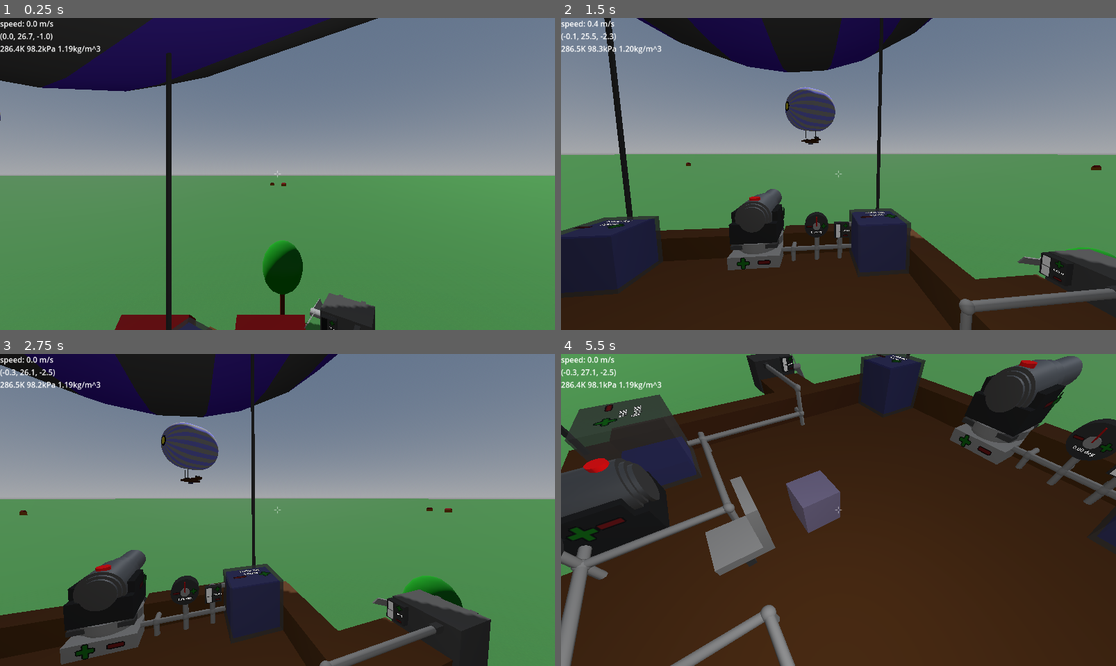
Above: before the commit, frames 1-4 (two rows, left to right).
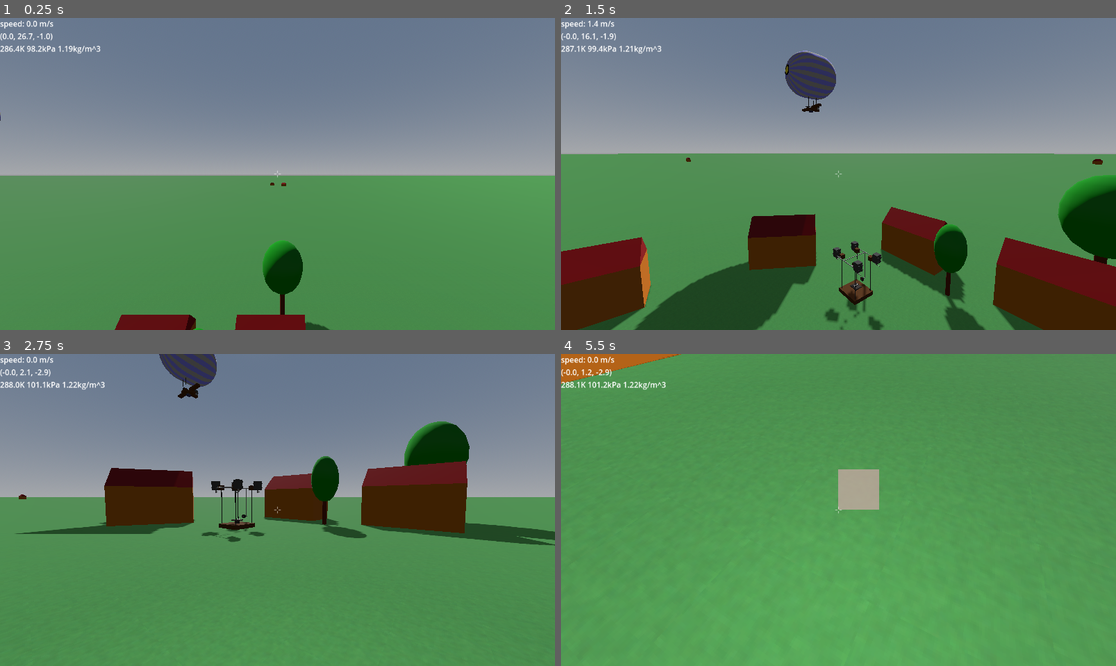
Above: after the commit, the same moments.

Repository: jmdejong/airships
Game: Godot game, scene res://scenes/world.tscn
Same seed, same stepped clock (60 frames per second), same inputs: the game is played once before the commit and once after it.
Inputs (mouse positions are in pixels of both pictures, inside the frame that each line leads up to):
- Up to frame 1 (0.25 s): no input
- Up to frame 2 (1.5 s): move the mouse to (960, 158) at 0.52 s; hold D (right) 0.53-1.28 s; click (960, 158) at 0.6 s; move the mouse to (810, 174) at 1.27 s; hold Space (up) from 1.28 s (still down); tap Mouse wheel down (rotate_left) at 1.35 s
- Up to frame 3 (2.75 s): keep holding Space (up); move the mouse to (288, 503) at 2.02 s; tap Mouse wheel up (rotate_right) at 2.1 s
- Up to frame 4 (5.5 s): move the mouse to (832, 516) at 2.77 s; tap Shift (sprint) at 2.85 s; click (832, 516) at 2.92 s; move the mouse to (877, 513) at 3.52 s; tap B (toggle_build) at 3.6 s; release Space (up) at 4.25 s; drag from (1093, 391) to (755, 432) at 4.27 s; move the mouse to (844, 510) at 5.02 s; hold Space (up) from 5.03 s (still down); click (844, 510) at 5.1 s

The runs differ from the first frame. In frame 1, 13% of the frame differs, in the area x 0-69%, y 0-100%; in frame 2, 40%; in frame 3, 44%; in frame 4, 91%, in the area x 0-100%, y 0-100%.
Error after the commit: Parse Error: Could not find type "Binding" in the current scope. (res://code/components/seat.gd:5)

Commit message:
chairs can bind keys to signal controls

Diff:
--- a/code/airship.gd
+++ b/code/airship.gd
@@ -9,26 +9,33 @@
 var ndetached: int = 0
 
 func _ready() -> void:
-	$Components.changed.connect(calculate_components)
-	calculate_components()
+	$Components.changed_physics.connect(calculate_components_physics)
+	$Components.changed_forces.connect(calculate_components_forces)
+	$Components.changed_shapes.connect(calculate_components_shapes)
+	calculate_components_physics()
+	calculate_components_forces()
+	calculate_components_shapes()
 	await get_tree().create_timer(0.05).timeout
 	check_connections()
 	for child in get_children():
 		if child is Component and child != $Components:
 			child.reparent($Components)
 
-func calculate_components() -> void:
+func calculate_components_physics() -> void:
 	var physics_properties: PhysicsProperties = $Components.physics_properties()
 	self.center_of_volume = physics_properties.center_of_volume
 	self.center_of_mass = physics_properties.center_of_mass
 	self.mass = max(0.01, physics_properties.mass)
 	self.displaced_volume = physics_properties.volume
-	self.forces = $Components.forces()
 	self.drag_area_coefficient = pow(displaced_volume, 2.0/3.0) * drag_coefficient
-	self.set_shapes()
-	#prints("m:", mass, "v", displaced_volume, "d", self.drag_area_coefficient)
 	$CenterOfMassMarker.position = center_of_mass
 	$CenterOfVolumeMarker.position = center_of_volume
+
+func calculate_components_forces() -> void:
+	self.forces = $Components.forces()
+
+func calculate_components_shapes() -> void:
+	self.set_shapes()
 
 func set_shapes() -> void:
 	for child in get_children():
--- a/code/components/ballast.gd
+++ b/code/components/ballast.gd
@@ -8,7 +8,7 @@
 		%Water.scale.y = filling/max_filling
 		%Water.visible = filling > 0.0
 		%StatusPanel.text = "%4.0f kg\n%3d%%" % [filling, int(filling/max_filling * 100)]
-		changed.emit()
+		changed_physics.emit()
 
 var step: float = 100
 
--- a/code/components/base_component.gd
+++ b/code/components/base_component.gd
@@ -34,7 +34,9 @@
 	if get_parent() == null:
 		return
 	get_parent().remove_child(self)
-	changed.emit()
+	changed_physics.emit()
+	changed_forces.emit()
+	changed_shapes.emit()
 	queue_free()
 
 func all_components() -> Array[Component]:
--- a/code/components/cannon.gd
+++ b/code/components/cannon.gd
@@ -4,7 +4,7 @@
 var can_fire := true
 var vert_angle_lo: float = -25
 var vert_angle_hi: float = 35
-@export var angle_channel = SignalConnection.Channel.RED
+@export var angle_channel = SignalConnection.Channel.None
 var angle: float = 0
 
 func _ready() -> void:
@@ -50,7 +50,6 @@
 func set_angle(a: float) -> void:
 	angle = clamp(a, vert_angle_lo, vert_angle_hi)
 	%Barrel.rotation_degrees.z = angle
-	changed.emit()
 
 func _on_up_pressed() -> void:
 	set_angle(angle + 5)
--- a/code/components/component.gd
+++ b/code/components/component.gd
@@ -2,7 +2,11 @@
 extends Node3D
 
 @warning_ignore("unused_signal")
-signal changed
+signal changed_physics
+@warning_ignore("unused_signal")
+signal changed_forces
+@warning_ignore("unused_signal")
+signal changed_shapes
 
 func physics_properties() -> PhysicsProperties:
 	assert(false, "Abstract method")
@@ -18,9 +22,6 @@
 	assert(false, "Abstract method")
 	return [self]
 
-func conduct_signal() -> bool:
-	return false
-
 func get_ship() -> Airship:
 	var parent: Node = get_parent()
 	while parent != null and not parent is Airship:
--- a/code/components/composite.gd
+++ b/code/components/composite.gd
@@ -6,48 +6,69 @@
 var _physics_properties: PhysicsProperties
 var _shapes: Array[CollisionShape3D]
 var _forces: Array[Force]
-var component_cells: Dictionary[Vector2, Node3D]
 var should_recalculate := false
 
 func _ready() -> void:
 	for child in get_children():
 		if child is Component:
-			child.changed.connect(recalculate)
-	_recalculate()
+			child.changed_physics.connect(recalculate_physics)
+			child.changed_forces.connect(recalculate_forces)
+			child.changed_shapes.connect(recalculate_shapes)
+	recalculate_all()
 
 func physics_properties() -> PhysicsProperties:
 	return _physics_properties
 
-func recalculate() -> void:
+func recalculate_physics() -> void:
 	if !is_inside_tree():
 		return
-	_recalculate()
-	#should_recalculate = true
-	#await get_tree().create_timer(0.1).timeout
-	#if should_recalculate:
-		#should_recalculate = false
-		#_recalculate()
-
-func _recalculate() -> void:
 	var all_properties: Array[PhysicsProperties] = []
-	_shapes = []
-	_forces = []
 	if !keep_empty and get_child_count() == 0 and get_parent != null:
-		changed.emit()
 		queue_free()
 	for child in get_children():
 		if not (child is Component):
 			continue
 		var component: Component = child
 		all_properties.append(component.physics_properties())
+	_physics_properties = PhysicsProperties.combine(all_properties).transformed(transform)
+	changed_physics.emit()
+
+
+func recalculate_forces() -> void:
+	if !is_inside_tree():
+		return
+	_forces = []
+	if !keep_empty and get_child_count() == 0 and get_parent != null:
+		queue_free()
+	for child in get_children():
+		if not (child is Component):
+			continue
+		var component: Component = child
 		for force: Force in component.forces():
 			_forces.append(force.transformed(transform))
+	changed_forces.emit()
+
+
+func recalculate_shapes() -> void:
+	if !is_inside_tree():
+		return
+	_shapes = []
+	if !keep_empty and get_child_count() == 0 and get_parent != null:
+		queue_free()
+	for child in get_children():
+		if not (child is Component):
+			continue
+		var component: Component = child
 		for source_shape: CollisionShape3D in component.shapes():
 			var shape = source_shape.duplicate()
 			shape.transform = transform * shape.transform
 			_shapes.append(shape)
-	_physics_properties = PhysicsProperties.combine(all_properties).transformed(transform)
-	changed.emit()
+	changed_shapes.emit()
+
+func recalculate_all() -> void:
+	recalculate_physics()
+	recalculate_forces()
+	recalculate_shapes()
 
 func shapes() -> Array[CollisionShape3D]:
 	return _shapes
@@ -57,14 +78,18 @@
 
 func add_component(component: Component) -> void:
 	add_child(component)
-	component.changed.connect(recalculate)
-	recalculate()
+	component.changed_physics.connect(recalculate_physics)
+	component.changed_forces.connect(recalculate_forces)
+	component.changed_shapes.connect(recalculate_shapes)
+	recalculate_all()
 
 func add_components(components: Array[Component]) -> void:
 	for component: Component in components:
 		add_child(component)
-		component.changed.connect(recalculate)
-	recalculate()
+		component.changed_physics.connect(recalculate_physics)
+		component.changed_forces.connect(recalculate_forces)
+		component.changed_shapes.connect(recalculate_shapes)
+	recalculate_all()
 
 func all_components() -> Array[Component]:
 	var ac: Array[Component] = []
--- a/code/components/dial.gd
+++ b/code/components/dial.gd
@@ -1,7 +1,7 @@
 extends BoxComponent
 
 @export var scale_degree: float = 2
-@export var signal_channel: SignalConnection.Channel = SignalConnection.Channel.RED
+@export var signal_channel: SignalConnection.Channel = SignalConnection.Channel.None
 
 func _ready() -> void:
 	%SignalControl.channel = signal_channel
--- a/code/components/engine.gd
+++ b/code/components/engine.gd
@@ -1,6 +1,6 @@
 extends BaseComponent
 
-@export var power_channel: SignalConnection.Channel = SignalConnection.Channel.RED
+@export var power_channel: SignalConnection.Channel = SignalConnection.Channel.None
 @export var power: float = 0.0:
 	set(value):
 		value = clamp(value, min_power, max_power)
@@ -30,7 +30,7 @@
 			#power_channel,
 			#power / signal_scale
 		#)
-		changed.emit()
+		changed_forces.emit()
 
 func forces() -> Array[Force]:
 	var direction: Vector3 = ($CenterOfMass.position-%Rotor.position).normalized() * sign(power)
--- a/code/components/rotary_table.gd
+++ b/code/components/rotary_table.gd
@@ -4,7 +4,7 @@
 @export var max_rotation: float = 45
 @export var min_rotation: float = -45
 @export var step: float = 1
-@export var rotation_channel: SignalConnection.Channel = SignalConnection.Channel.GREEN
+@export var rotation_channel: SignalConnection.Channel = SignalConnection.Channel.None
 var density: float = 200
 var rot: float = 0
 
@@ -14,7 +14,9 @@
 			remove_child(child)
 			child.transform = $RComponents.transform.inverse() * child.transform
 			$RComponents.add_component(child)
-	$RComponents.changed.connect(func(): changed.emit())
+	$RComponents.changed_physics.connect(func(): changed_physics.emit())
+	$RComponents.changed_forces.connect(func(): changed_forces.emit())
+	$RComponents.changed_shapes.connect(func(): changed_shapes.emit())
 	var typ: Dictionary[SignalConnection.Channel, SignalType] = {
 		rotation_channel: SignalType.new("deg", min_rotation, max_rotation, 5)
 	}
@@ -48,7 +50,9 @@
 	if parent == null:
 		return
 	parent.remove_child(self)
-	changed.emit()
+	changed_physics.emit()
+	changed_forces.emit()
+	changed_shapes.emit()
 	var components: CompositeComponent = $RComponents
 	remove_child(components)
 	components.owner = null
@@ -74,7 +78,7 @@
 	rot = r
 	$Top.rotation_degrees.y = -rot
 	$RComponents.transform = $Top.transform * $Top/Corner.transform
-	$RComponents.recalculate()
+	$RComponents.recalculate_all()
 
 func rotate_clockwise() -> void:
 	rotate_to(rot-5)
--- a/code/components/seat.gd
+++ b/code/components/seat.gd
@@ -1,8 +1,17 @@
 class_name Seat
 extends Node3D
+
+
+@export var bindings: Array[Binding] = []
 
 func _on_sitbox_pressed_by(player: Player) -> void:
 	player.sit(self)
 
 func seat_position() -> Vector3:
 	return global_position
+
+func handle_player_input(delta: float) -> void:
+	for binding in bindings:
+		if Input.is_key_pressed(binding.key):
+			var control: SignalControl = get_node(binding.control)
+			control.change_raw_value(delta * binding.change)
--- a/code/components/signal_connection.gd
+++ b/code/components/signal_connection.gd
@@ -1,7 +1,7 @@
 class_name SignalConnection
 extends Area3D
 
-enum Channel {RED, GREEN, BLUE, YELLOW, None}
+enum Channel {None, Red, Green, Blue, Yellow, Magenta, Cyan}
 signal changed(channel: Channel, value: float)
 signal typed_changed(channel: Channel, value: float)
 signal network_changed
@@ -25,9 +25,13 @@
 	if channel == Channel.None or v == raw_value(channel):
 		return
 	values[channel] = v
-	for c: SignalConnection in get_overlapping_areas():
-		c.set_raw_value(channel, v)
-	changed.emit(channel, raw_value(channel))
+	for c: SignalConnection in all_connected():
+		c.values[channel] = v
+		c.emit_change(channel)
+
+func emit_change(channel: Channel) -> void:
+	var v: float = raw_value(channel)
+	changed.emit(channel, v)
 	if own_type.has(channel):
 		typed_changed.emit(channel, own_type[channel].base_to_unit(v))
 
--- a/code/components/signal_control.gd
+++ b/code/components/signal_control.gd
@@ -1,3 +1,4 @@
+class_name SignalControl
 extends Node
 
 @export var default_step: float = 1
--- a/code/components/slider.gd
+++ b/code/components/slider.gd
@@ -1,6 +1,6 @@
 extends BoxComponent
 
-@export var signal_channel: SignalConnection.Channel = SignalConnection.Channel.RED
+@export var signal_channel: SignalConnection.Channel = SignalConnection.Channel.None
 
 func _ready() -> void:
 	%SignalControl.channel = signal_channel
--- a/code/components/wire_connect.gd
+++ b/code/components/wire_connect.gd
@@ -28,7 +28,7 @@
 			var dir = child.name.trim_prefix("Collision_")
 			assert(dir.length() == 2)
 			child.visible = connected_direction_map.get(dir, false)
-	changed.emit()
+	changed_shapes.emit()
 
 func shapes() -> Array[CollisionShape3D]:
 	var collisionshapes: Array[CollisionShape3D] = []
--- a/code/components/wood_panel.gd
+++ b/code/components/wood_panel.gd
@@ -57,7 +57,8 @@
 			new_components.append(clone)
 		get_parent().add_components(new_components)
 	get_parent().remove_child(self)
-	changed.emit()
+	changed_physics.emit()
+	changed_shapes.emit()
 	queue_free()
 
 func _box_shape(size: Vector3) -> BoxShape3D:
--- a/code/player.gd
+++ b/code/player.gd
@@ -62,6 +62,8 @@
 	last_since_floor += delta
 	if last_since_floor >= last_since_floor_max:
 		used_platform = null
+	if posture == Posture.Sitting:
+		seat.handle_player_input(delta)
 
 func _integrate_forces(state: PhysicsDirectBodyState3D) -> void:
 	if mouse_motion != Vector2.ZERO:
@@ -143,7 +145,7 @@
 	if event is InputEventMouseMotion and Input.mouse_mode == Input.MOUSE_MODE_CAPTURED:
 		mouse_motion += event.relative
 
-	if posture == Posture.Sitting && Input.is_action_just_pressed("up"):
+	if posture == Posture.Sitting && Input.is_action_just_pressed("stand_up"):
 			stand_up.call_deferred()
 	if Input.is_action_just_pressed("toggle_gravity"):
 		if posture == Posture.Standing:
--- a/project.godot
+++ b/project.godot
@@ -110,6 +110,12 @@
 "events": [Object(InputEventKey,"resource_local_to_scene":false,"resource_name":"","device":-1,"window_id":0,"alt_press …(195 unchanged characters)…
 ]
 }
+stand_up={
+"deadzone": 0.2,
+"events": [Object(InputEventKey,"resource_local_to_scene":false,"resource_name":"","device":-1,"window_id":0,"alt_pressed":false,"shift_pressed":false,"ctrl_pressed":false,"meta_pressed":false,"pressed":false,"keycode":0,"physical_keycode":32,"key_label":0,"unicode":32,"location":0,"echo":false,"script":null)
+, Object(InputEventKey,"resource_local_to_scene":false,"resource_name":"","device":-1,"window_id":0,"alt_pressed":false,"shift_pressed":false,"ctrl_pressed":false,"meta_pressed":false,"pressed":false,"keycode":0,"physical_keycode":4194325,"key_label":0,"unicode":0,"location":0,"echo":false,"script":null)
+]
+}
 
 [layer_names]
 
--- a/scenes/components/balloon.tscn
+++ b/scenes/components/balloon.tscn
@@ -23,8 +23,8 @@
 
 [node name="Balloon" type="Node3D"]
 script = ExtResource("1_vcytr")
-mass_ = 921.534
-volume = 7330.38
+mass_ = 921.5338450530061
+volume = 7330.382858376184
 
 [node name="CollisionShape3D" type="CollisionShape3D" parent="."]
 transform = Transform3D(-4.37114e-08, -1, 0, 1, -4.37114e-08, 0, 0, 0, 1, 0, 0, 0)
--- a/scenes/components/chair.tscn
+++ b/scenes/components/chair.tscn
@@ -1,6 +1,6 @@
 [gd_scene load_steps=12 format=3 uid="uid://4ejh32drlk0w"]
 
-[ext_resource type="Script" uid="uid://cv4oa72xgm6qh" path="res://code/components/box_component.gd" id="1_drkv2"]
+[ext_resource type="Script" uid="uid://d1p3l21yllvm" path="res://code/components/chair.gd" id="1_f307t"]
 [ext_resource type="Material" uid="uid://itbsqlrcr84h" path="res://materials/metal_light.tres" id="2_hcjnm"]
 [ext_resource type="Script" uid="uid://cuiyitoas3wtg" path="res://code/button3d.gd" id="3_f307t"]
 [ext_resource type="Script" uid="uid://d1qa37bxjg04f" path="res://code/components/seat.gd" id="4_hcjnm"]
@@ -25,7 +25,7 @@
 size = Vector3(0.1, 0.1, 0.1)
 
 [node name="Chair" type="Node3D"]
-script = ExtResource("1_drkv2")
+script = ExtResource("1_f307t")
 
 [node name="MeshInstance3D5" type="MeshInstance3D" parent="."]
 transform = Transform3D(1, 0, 0, 0, 1, 0, 0, 0, 1, 0.5, 0.2, 0.25)
--- a/scenes/ships/gunboat.tscn
+++ b/scenes/ships/gunboat.tscn
@@ -16,6 +16,35 @@
 [ext_resource type="PackedScene" uid="uid://dg2lijml07p5x" path="res://scenes/components/wire_straight.tscn" id="12_oisyc"]
 [ext_resource type="PackedScene" uid="uid://b222awqy5q2ev" path="res://scenes/components/wire_connect.tscn" id="12_sq6km"]
 [ext_resource type="PackedScene" uid="uid://4ejh32drlk0w" path="res://scenes/components/chair.tscn" id="16_wjquc"]
+[ext_resource type="Script" uid="uid://bdyy87xh6bshr" path="res://code/records/binding.gd" id="17_plvvq"]
+
+[sub_resource type="Resource" id="Resource_okq7b"]
+script = ExtResource("17_plvvq")
+key = 81
+control = "../../Wiring/DialEngLeft/SignalConnection/SignalControl"
+change = 3.0
+metadata/_custom_type_script = "uid://bdyy87xh6bshr"
+
+[sub_resource type="Resource" id="Resource_plvvq"]
+script = ExtResource("17_plvvq")
+key = 65
+control = "../../Wiring/DialEngLeft/SignalConnection/SignalControl"
+change = -3.0
+metadata/_custom_type_script = "uid://bdyy87xh6bshr"
+
+[sub_resource type="Resource" id="Resource_028c7"]
+script = ExtResource("17_plvvq")
+key = 69
+control = "../../Wiring/DialEngRight/SignalConnection/SignalControl"
+change = 3.0
+metadata/_custom_type_script = "uid://bdyy87xh6bshr"
+
+[sub_resource type="Resource" id="Resource_swjpl"]
+script = ExtResource("17_plvvq")
+key = 68
+control = "../../Wiring/DialEngRight/SignalConnection/SignalControl"
+change = -3.0
+metadata/_custom_type_script = "uid://bdyy87xh6bshr"
 
 [node name="GunBoat" instance=ExtResource("1_rb74k")]
 
@@ -26,10 +55,11 @@
 
 [node name="EngineHor" parent="Components/Machines" index="0" instance=ExtResource("4_qxl6t")]
 transform = Transform3D(-1, 0, -8.74228e-08, 0, 1, 0, 8.74228e-08, 0, -1, 0.5, 0.5, -4.5)
+power_channel = 1
 
 [node name="EngineHor2" parent="Components/Machines" index="1" instance=ExtResource("4_qxl6t")]
 transform = Transform3D(-1, 0, -8.74228e-08, 0, 1, 0, 8.74228e-08, 0, -1, 0.5, 0.5, 5.5)
-power_channel = 1
+power_channel = 2
 
 [node name="Ballast" parent="Components/Machines" index="2" instance=ExtResource("5_7pqw8")]
 transform = Transform3D(-4.37114e-08, 0, 1, 0, 1, 0, -1, 0, -4.37114e-08, -2.5, 0.5, 3)
@@ -52,12 +82,15 @@
 
 [node name="Cannon" parent="Components/Machines" index="7" instance=ExtResource("7_3nb3f")]
 transform = Transform3D(1, 0, 0, 0, 1, 0, 0, 0, 1, 3, 0.5, -2)
+angle_channel = 3
 
 [node name="Cannon2" parent="Components/Machines" index="8" instance=ExtResource("7_3nb3f")]
 transform = Transform3D(1, 0, 0, 0, 1, 0, 0, 0, 1, 3, 0.5, 1)
+angle_channel = 3
 
 [node name="RotaryTable" parent="Components/Machines" index="9" instance=ExtResource("8_qrdk5")]
 transform = Transform3D(-1, 0, 8.74228e-08, 0, 1, 0, -8.74228e-08, 0, -1, -2, 0.5, 0.5)
+rotation_channel = 1
 
 [node name="Cannon3" parent="Components/Machines/RotaryTable" index="3" instance=ExtResource("7_3nb3f")]
 transform = Transform3D(1, 0, -2.13163e-14, 0, 1, 0, 2.13163e-14, 0, 1, 0, 0.5, 0)
@@ -66,8 +99,12 @@
 [node name="Barometer" parent="Components/Machines" index="10" instance=ExtResource("9_oh3md")]
 transform = Transform3D(1, 0, 0, 0, 1, 0, 0, 0, 1, 4.5, 0.5, 0.5)
 
-[node name="Slider" parent="Components/Machines" index="11" instance=ExtResource("10_s4x7a")]
+[node name="SliderEngLeft" parent="Components/Machines" index="11" instance=ExtResource("10_s4x7a")]
 transform = Transform3D(-1, 4.3711385e-08, -4.371139e-08, -4.3711385e-08, 4.3711392e-08, 1, 4.371139e-08, 1, -4.371139e-08, 0, 1, -4.5)
+
+[node name="SliderEngRight" parent="Components/Machines" index="12" instance=ExtResource("10_s4x7a")]
+transform = Transform3D(1, 0, 0, 0, -4.371139e-08, 1, 0, -1, -4.371139e-08, -0.5, 1, 4.5)
+signal_channel = 1
 
 [node name="Wiring" parent="Components" index="2" instance=ExtResource("3_3nb3f")]
 
@@ -97,9 +134,8 @@
 
 [node name="WireStraight13" parent="Components/Wiring" index="4" instance=ExtResource("12_oisyc")]
 transform = Transform3D(-4.37114e-08, 0, -1, 0, 1, 0, 1, 0, -4.37114e-08, 4, 0.5, -0.5)
-length = 1.0
-mass_ = 1.5707963267948968
-volume = 0.00785398163397448
+mass_ = 0.7853981633974484
+volume = 0.003926990816987242
 
 [node name="WireStraight11" parent="Components/Wiring" index="5" instance=ExtResource("12_oisyc")]
 transform = Transform3D(-4.37114e-08, 0, -1, 0, 1, 0, 1, 0, -4.37114e-08, 2.5, 0.5, -2.5)
@@ -131,14 +167,15 @@
 mass_ = 1.5707963267948968
 volume = 0.00785398163397448
 
-[node name="Dial" parent="Components/Wiring" index="10" instance=ExtResource("11_qjphb")]
+[node name="DialEngRight" parent="Components/Wiring" index="10" instance=ExtResource("11_qjphb")]
 transform = Transform3D(-4.371139e-08, -1, -4.37114e-08, 0, -4.37114e-08, 1, -1, 4.371139e-08, 1.9106859e-15, 4, 1, 1)
+signal_channel = 2
+
+[node name="DialEngLeft" parent="Components/Wiring" index="11" instance=ExtResource("11_qjphb")]
+transform = Transform3D(-4.371139e-08, -1, -4.37114e-08, 0, -4.37114e-08, 1, -1, 4.371139e-08, 1.9106859e-15, 4, 1, -0.5)
 signal_channel = 1
 
-[node name="Dial2" parent="Components/Wiring" index="11" instance=ExtResource("11_qjphb")]
-transform = Transform3D(-4.371139e-08, -1, -4.37114e-08, 0, -4.37114e-08, 1, -1, 4.371139e-08, 1.9106859e-15, 4, 1, -0.5)
-
-[node name="Dial3" parent="Components/Wiring" index="12" instance=ExtResource("11_qjphb")]
+[node name="DialRotBack" parent="Components/Wiring" index="12" instance=ExtResource("11_qjphb")]
 transform = Transform3D(-4.371139e-08, 1, 4.37114e-08, 0, -4.37114e-08, 1, 1, 4.371139e-08, 1.9106859e-15, -2.5, 1, -1.5)
 signal_channel = 1
 
@@ -169,27 +206,30 @@
 [node name="WireConnect5" parent="Components/Wiring" index="21" instance=ExtResource("12_sq6km")]
 transform = Transform3D(1, 0, 0, 0, 1, 0, 0, 0, 1, 3.5, 0.5, 0.5)
 
-[node name="WireConnect6" parent="Components/Wiring" index="22" instance=ExtResource("12_sq6km")]
+[node name="WireConnect15" parent="Components/Wiring" index="22" instance=ExtResource("12_sq6km")]
+transform = Transform3D(1, 0, 0, 0, 1, 0, 0, 0, 1, 3.5, 0.5, 0)
+
+[node name="WireConnect6" parent="Components/Wiring" index="23" instance=ExtResource("12_sq6km")]
 transform = Transform3D(1, 0, 0, 0, 1, 0, 0, 0, 1, 3.5, 0.5, -1)
 
-[node name="WireConnect11" parent="Components/Wiring" index="23" instance=ExtResource("12_sq6km")]
+[node name="WireConnect11" parent="Components/Wiring" index="24" instance=ExtResource("12_sq6km")]
 transform = Transform3D(1, 0, 0, 0, 1, 0, 0, 0, 1, -2.5, 0.5, -1)
 
-[node name="WireConnect12" parent="Components/Wiring" index="24" instance=ExtResource("12_sq6km")]
+[node name="WireConnect12" parent="Components/Wiring" index="25" instance=ExtResource("12_sq6km")]
 transform = Transform3D(1, 0, 0, 0, 1, 0, 0, 0, 1, -2.5, 0.5, -1.5)
 
-[node name="WireConnect13" parent="Components/Wiring" index="25" instance=ExtResource("12_sq6km")]
+[node name="WireConnect13" parent="Components/Wiring" index="26" instance=ExtResource("12_sq6km")]
 transform = Transform3D(1, 0, 0, 0, 1, 0, 0, 0, 1, -2.5, 0.5, -2)
 
-[node name="WireConnect14" parent="Components/Wiring" index="26" instance=ExtResource("12_sq6km")]
+[node name="WireConnect14" parent="Components/Wiring" index="27" instance=ExtResource("12_sq6km")]
 transform = Transform3D(1, 0, 0, 0, 1, 0, 0, 0, 1, -2.5, 1, -2)
 
-[node name="Slider" parent="Components/Wiring" index="27" instance=ExtResource("10_s4x7a")]
-transform = Transform3D(1, 0, 0, 0, -4.371139e-08, 1, 0, -1, -4.371139e-08, -0.5, 1, 4.5)
-signal_channel = 1
-
-[node name="Slider2" parent="Components/Wiring" index="28" instance=ExtResource("10_s4x7a")]
+[node name="SliderGunBack" parent="Components/Wiring" index="28" instance=ExtResource("10_s4x7a")]
 transform = Transform3D(-4.371139e-08, 1, 4.371139e-08, 0, -4.371139e-08, 1, 1, 4.371139e-08, 1.9106855e-15, -2, 1, -2)
+signal_channel = 3
+
+[node name="SliderGunsFront" parent="Components/Wiring" index="29" instance=ExtResource("10_s4x7a")]
+transform = Transform3D(0, -1, 4.3711392e-08, -4.3711385e-08, 4.3711392e-08, 1, -1, -3.5527137e-15, -4.3711385e-08, 3.5, 0.5, 0.5)
 signal_channel = 3
 
 [node name="Basket" parent="Components" index="3" instance=ExtResource("3_3nb3f")]
@@ -276,3 +316,4 @@
 
 [node name="Chair" parent="Components" index="6" instance=ExtResource("16_wjquc")]
 transform = Transform3D(-4.371139e-08, 0, -1, 0, 1, 0, 1, 0, -4.371139e-08, 2.5, 0.5, -0.5)
+bindings = Array[ExtResource("17_plvvq")]([SubResource("Resource_okq7b"), SubResource("Resource_plvvq"), SubResource("Resource_028c7"), SubResource("Resource_swjpl")])
Not shown: 1 places in scenes/ships/gunboat.tscn that only renumber resources
